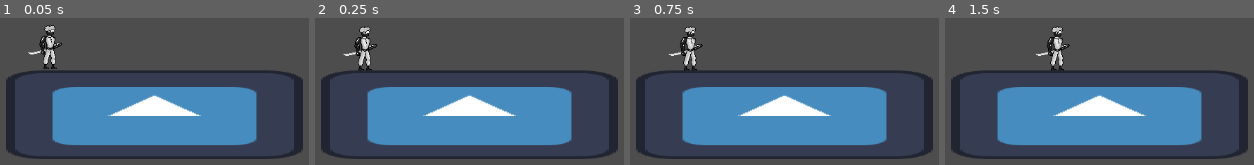
Above: before the commit, frames 1-4 (left to right).
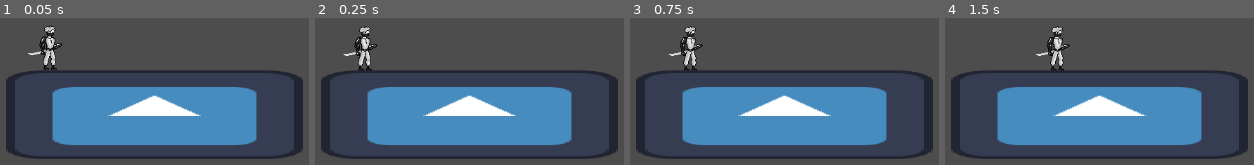
Above: after the commit, the same moments.

Repository: Dkoplik/Paint-it-Black
Game: Godot game, scene res://test_movement.tscn
Same seed, same stepped clock (60 frames per second), same inputs: the game is played once before the commit and once after it. The project has no main scene, so this scene is started directly. The engine's default icon, where the game draws it, is replaced by a stand-in: a white triangle on a blue panel in a dark square.
Inputs:
- Up to frame 1 (0.05 s): no input
- Up to frame 2 (0.25 s): no input
- Up to frame 3 (0.75 s): tap Enter at 0.5 s; hold D (right) from 0.53 s (still down)
- Up to frame 4 (1.5 s): keep holding D (right)

The runs differ from the first frame. In frame 1, 0.6% of the frame differs, in the area x 9-21%, y 4-36%; in frame 2, nothing differs; in frame 3, nothing differs; in frame 4, nothing differs.

Commit message:
Убрал скольжение по стене
Убрал скольжение по стене т.к. оно не нужно в этом скрипте
Поменял местами character_body.move_and_slide() и _gravity_and_slide(delta), чтобы сначала обрабатывалась гравитация, а потом движение

Diff:
--- a/Paint-it-Black/basic_character_movement.gd
+++ b/Paint-it-Black/basic_character_movement.gd
@@ -28,8 +28,8 @@
 
 
 func _physics_process(delta) -> void:
+	_gravity_and_slide(delta)
 	character_body.move_and_slide()
-	_gravity_and_slide(delta)
 	# ToDo: Тут тупо разместить приватные функции с нужными проверками и
 	# изменениями. Проблема в том, что эта виртуальная функция будет
 	# перезаписана при наследовании, из-за чего весь нужный функционал должен
@@ -83,10 +83,7 @@
 ## Создаёт гравитацию
 func _gravity_and_slide(delta):
 	if not character_body.is_on_floor():
-		if character_body.is_on_wall():  # скольжение по стене (падает медленее).
-			character_body.velocity.y += movement_data.sliding_acceleration * delta
-		else:	# обычная гравитация
-			character_body.velocity.y += _fall_speed(movement_data.gravity * delta)
+		character_body.velocity.y += _fall_speed(movement_data.gravity * delta)
 
 ## Вычисляет скорость падения
 func _fall_speed(speed):
